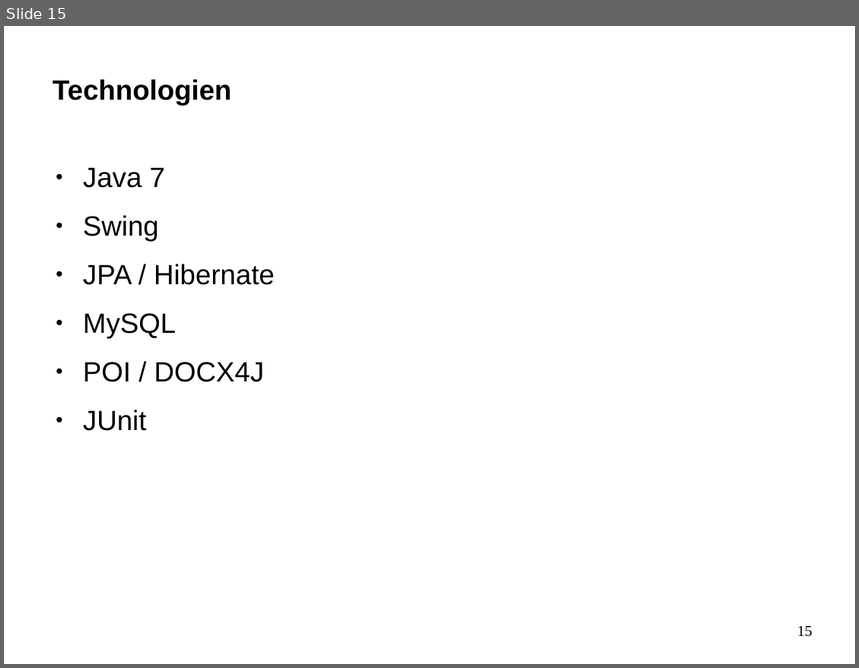
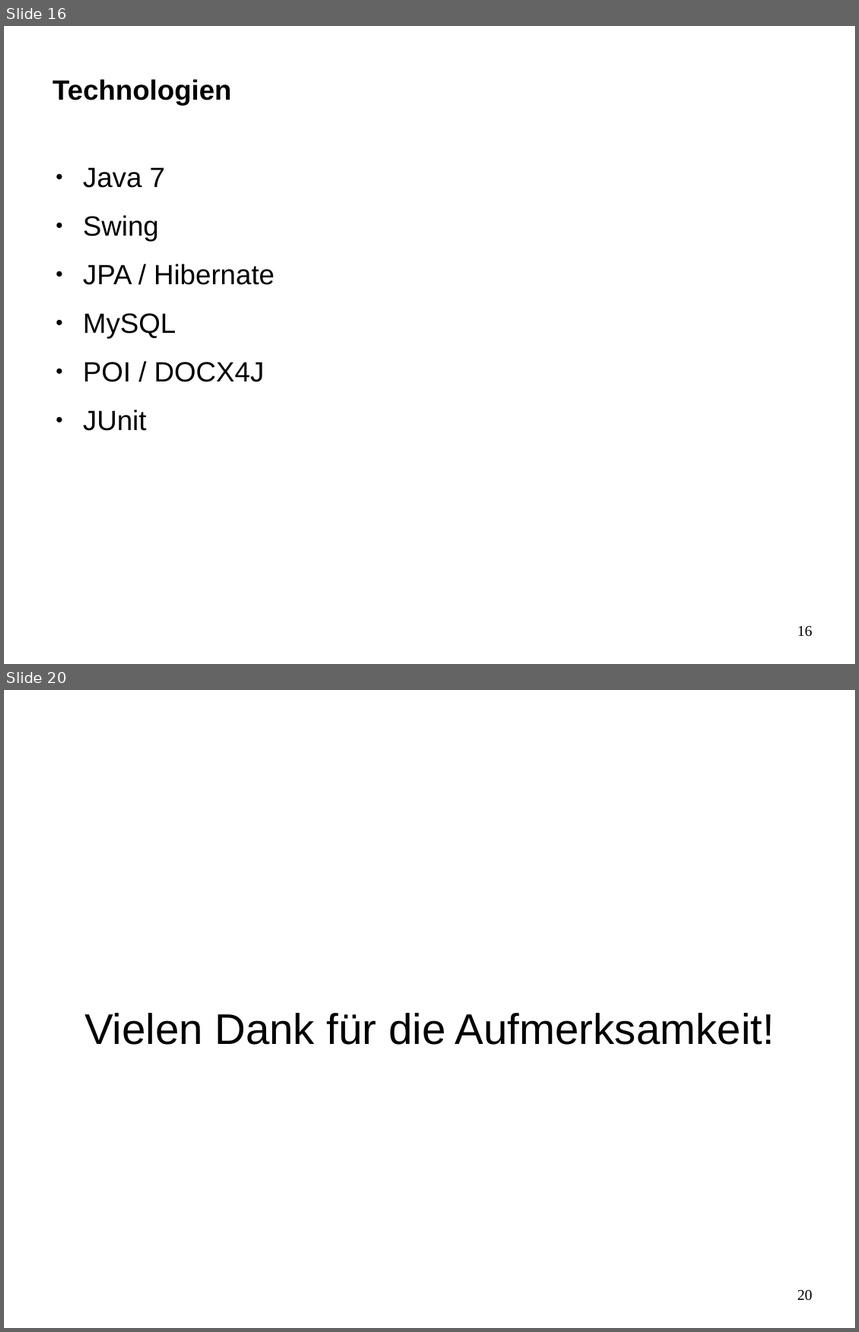
Before and after one commit to marschraner/svm, a slide deck: doc/05_Schlusspraesentation/Schlusspraesentation.odp. Shown one above the other, each under a label of ours: slide 15 before the commit, slides 16 and 20 after it; the slides between them are not shown. The pictures are 859x668 and 859x1332 pixels, drawn with LibreOffice and Linux fonts; fonts in the diff are those of the drawing; background and template pictures are left out. Boxes give left, top, right and bottom in pixels: in the first picture for what was removed or moved away, otherwise in the second. Text is boxed around its words. In the diff, an @@ line names an element or a change of style, - is before the commit and + after.

```diff
--- a/doc/05_Schlusspraesentation/Schlusspraesentation.odp
+++ b/doc/05_Schlusspraesentation/Schlusspraesentation.odp
@@ slide 20 added at bbox=[4, 690, 855, 1328], background #FFFFFF @@
@@ subtitle added at bbox=[85, 1013, 775, 1045], 40 pt, text #000000 @@
+Vielen Dank für die Aufmerksamkeit!
@@ page number added at bbox=[797, 1290, 813, 1301], 14 pt, text #000000 @@
+20
@@ what was slide 15 is now slide 16 @@
@@ page number at bbox=[797, 626, 813, 637]: text changed @@
-15
+16
```
Also in this commit, not shown: 8 slides changed, 1 other slide added, 18 other files.
